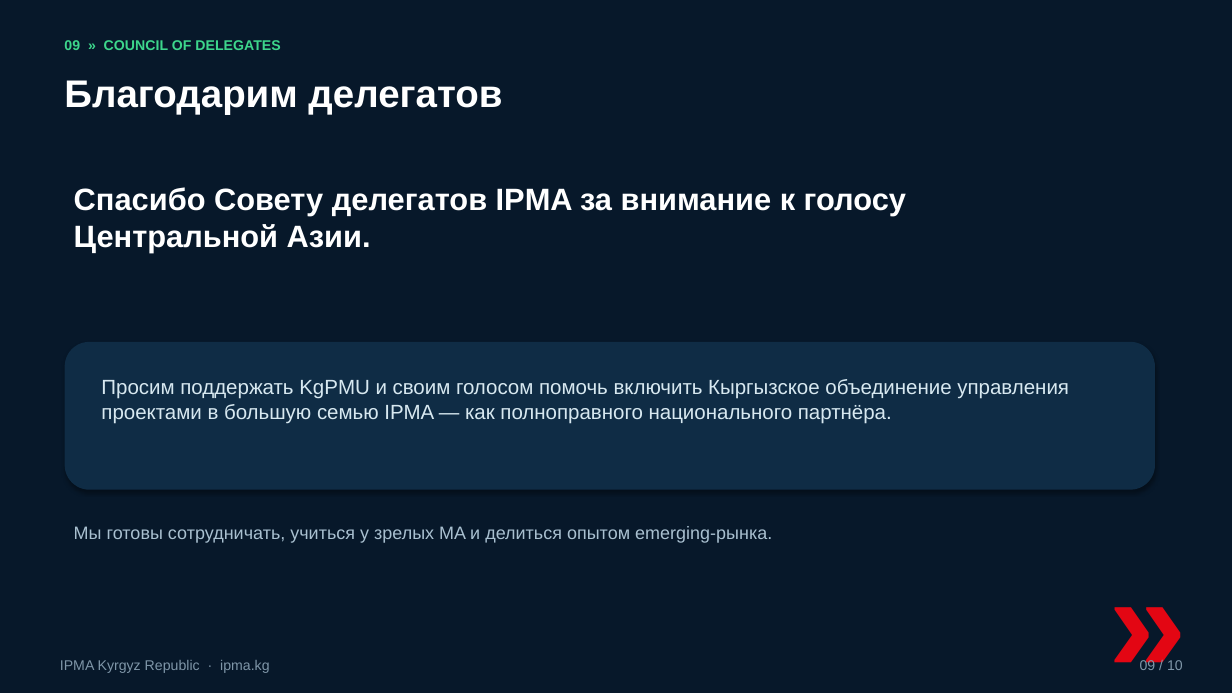
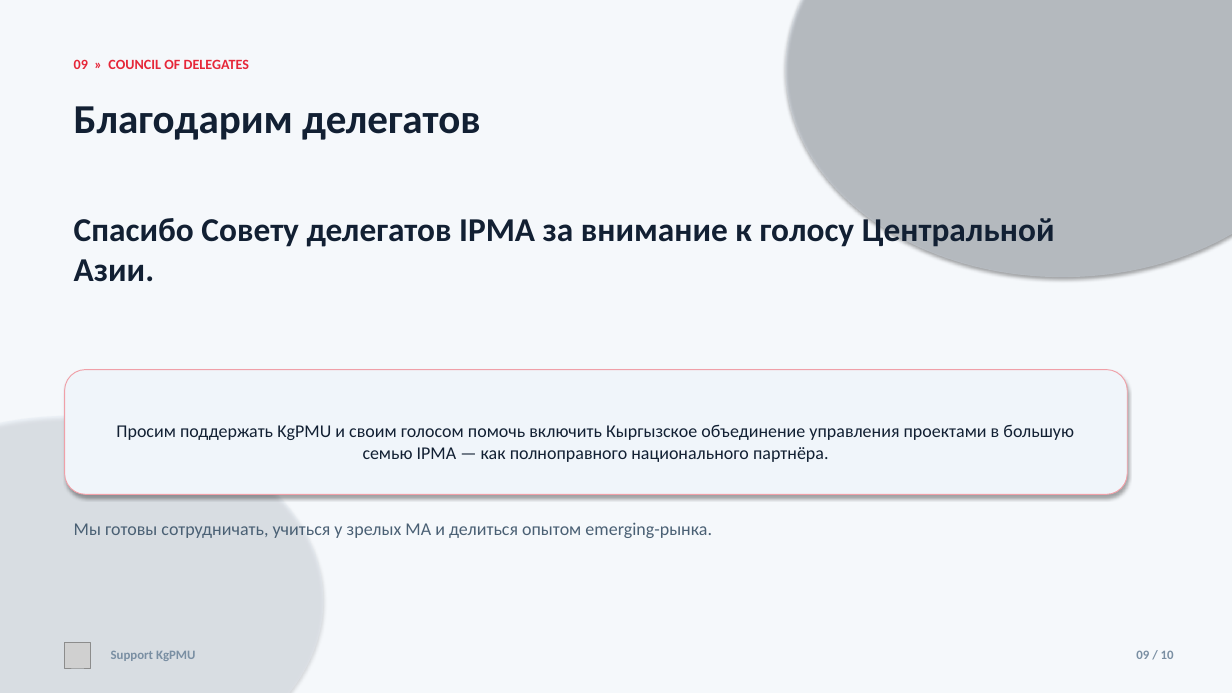
Before and after one commit to umekishev/umekishev, a slide deck: slide 9 of presentations/IPMA_Kyrgyzstan_CoD_Presentation.pptx. Drawn at 1232x693 pixels with LibreOffice and Linux fonts; fonts in the diff are those of the drawing; grey boxes stand for pictures. Boxes give left, top, right and bottom in pixels: in the first picture for what was removed or moved away, otherwise in the second. Text is boxed around its words. In the diff, an @@ line names an element or a change of style, - is before the commit and + after.

```diff
--- a/presentations/IPMA_Kyrgyzstan_CoD_Presentation.pptx
+++ b/presentations/IPMA_Kyrgyzstan_CoD_Presentation.pptx
@@ rectangle at (x1=0, y1=0, x2=1232, y2=693): fill #07182A to #F5F8FB @@
@@ ellipse added at (x1=786, y1=0, x2=1232, y2=277), fill #DCE6F2 at 35% opacity @@
@@ text "09 » COUNCIL OF DELEGATES" moved from (x1=64, y1=40, x2=280, y2=50) to (x1=74, y1=59, x2=249, y2=69) @@
@@ text "09 » COUNCIL OF DELEGATES" at (x1=74, y1=59, x2=249, y2=69): font Arial to Calibri, text colour #3DD68C to #E62739 @@
@@ text "Благодарим делегатов" moved from (x1=64, y1=80, x2=502, y2=115) to (x1=74, y1=106, x2=480, y2=140) @@
@@ text "Благодарим делегатов" at (x1=74, y1=106, x2=480, y2=140): size 30 to 32 pt, font Arial to Calibri, text colour #FFFFFF to #122033 @@
@@ text "Спасибо Совету делегатов IPMA за ..." moved from (x1=74, y1=187, x2=906, y2=253) to (x1=74, y1=217, x2=1055, y2=282) @@
@@ text "Спасибо Совету делегатов IPMA за ..." at (x1=74, y1=217, x2=1055, y2=282): size 24 to 26 pt, font Arial to Calibri, text colour #FFFFFF to #122033 @@
@@ rounded rectangle removed at (x1=65, y1=342, x2=1155, y2=490) @@
@@ rounded rectangle "Просим поддержать KgPMU и своим ..." resized from (x1=101, y1=379, x2=1069, y2=424) to (x1=65, y1=370, x2=1128, y2=494) @@
@@ rounded rectangle "Просим поддержать KgPMU и своим ..." at (x1=65, y1=370, x2=1128, y2=494): size 16 to 14 pt, font Arial to Calibri, text colour #D7E8F0 to #122033; alignment left to centre; vertical alignment top to middle; fill none to #F0F5FA; outline none to #F0A0A8 0.75 pt; shadow on @@
@@ ellipse added at (x1=0, y1=416, x2=323, y2=693), fill #E3EBF4 at 40% opacity @@
@@ text "Мы готовы сотрудничать, учиться у ..." at (x1=74, y1=522, x2=712, y2=538): font Arial to Calibri, text colour #A9C0D0 to #4A6074 @@
@@ text removed at (x1=1100, y1=527, x2=1232, y2=656) @@
-»
@@ picture added at (x1=65, y1=642, x2=91, y2=668) @@
@@ text added at (x1=111, y1=651, x2=195, y2=661), 10 pt, text #7A8FA3, bold @@
+Support KgPMU
@@ text "09 / 10" moved from (x1=1140, y1=658, x2=1183, y2=670) to (x1=1136, y1=650, x2=1174, y2=659) @@
@@ text "09 / 10" at (x1=1136, y1=650, x2=1174, y2=659): size 11 to 10 pt, font Arial to Calibri, text colour #7F96A8 to #7A8FA3, bold on @@
@@ text removed at (x1=60, y1=660, x2=269, y2=673) @@
-IPMA Kyrgyz Republic · ipma.kg
```
Also in this commit, not shown: 9 other slides changed.
